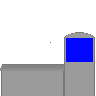
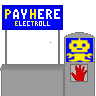
Layered file, before and after one edit (96px x 96px). Changes by layer:
added layer "hand rot" above "hand grün" over [70, 64, 88, 82]
added layer "hand grün" above "Hintergrund" over [70, 64, 88, 82]
painted on "Hintergrund" over [2, 5, 93, 71]
